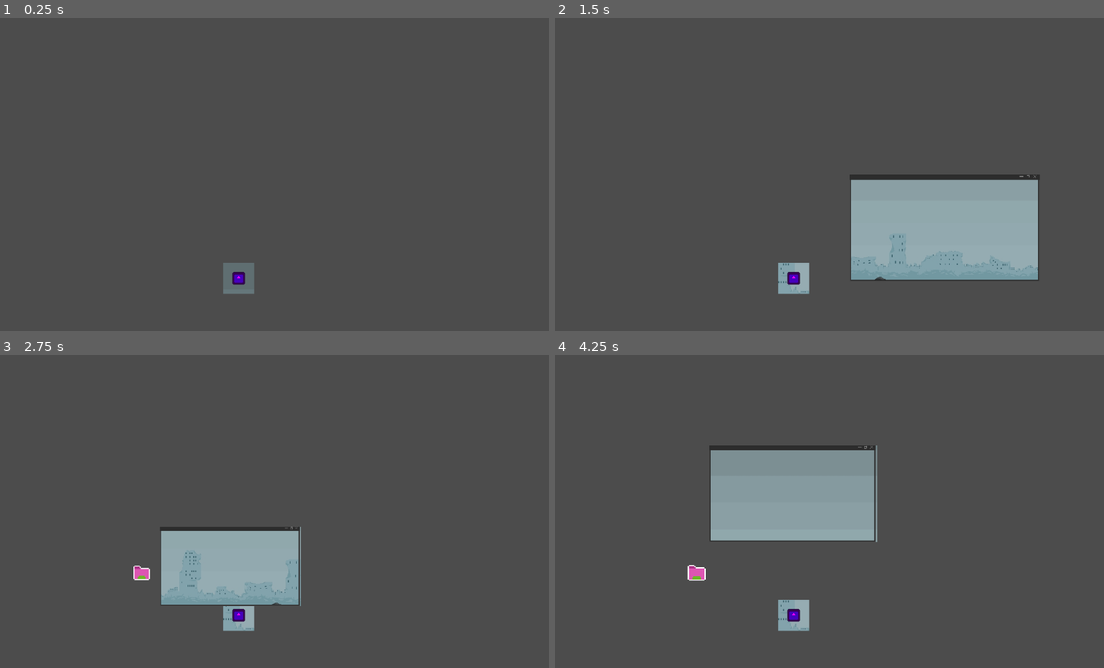
Above: before the commit, frames 1-4 (two rows, left to right).
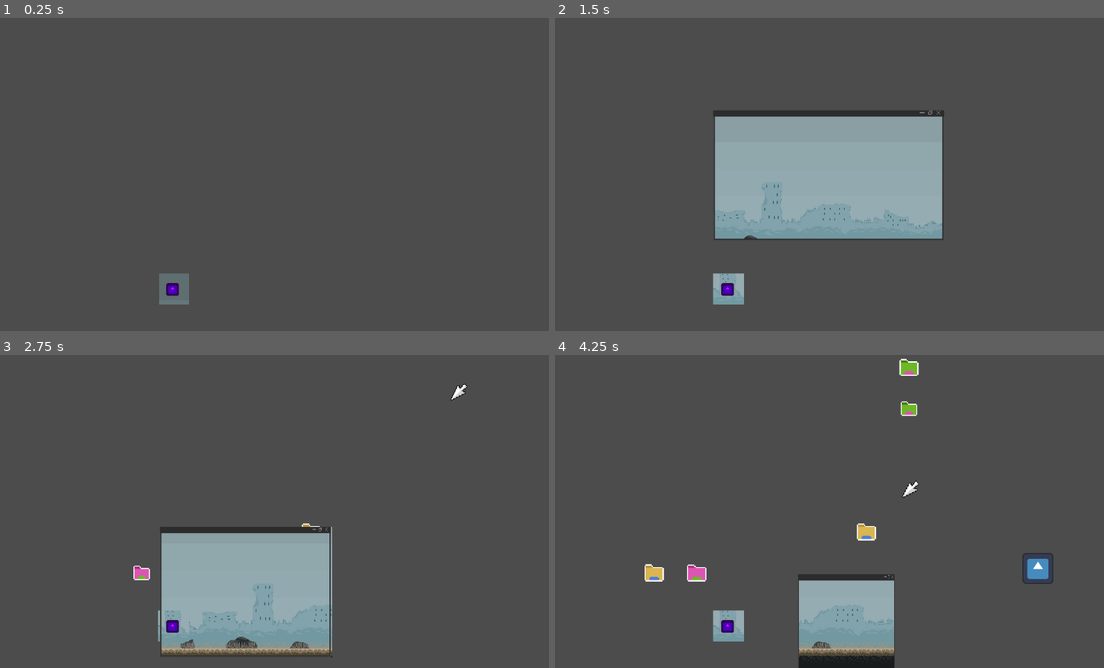
Above: after the commit, the same moments.

Repository: jacmaxmat/gamejam-dns
Game: Godot game, scene res://system obstacles/main.tscn
Two runs of this game, one before a commit and one after it. Both use one fixed random seed, a clock stepped at 60 frames per second and the inputs below. The engine's default icon, where the game draws it, is replaced by a stand-in: a white triangle on a blue panel in a dark square.
Inputs (mouse positions are in pixels of both pictures, inside the frame that each line leads up to):
- Up to frame 1 (0.25 s): no input
- Up to frame 2 (1.5 s): tap Enter at 0.5 s; move the mouse to (950, 158) at 0.52 s; hold Right (ui_right) 0.53-1.25 s; hold Up (ui_up) 0.53-1.25 s; click "Start Game" at 1.25 s
- Up to frame 3 (2.75 s): tap Space at 2 s; move the mouse to (159, 527) at 2.02 s; hold Right (ui_right) from 2.03 s (still down); tap Up (ui_up) at 2.1, 2.27, 2.57 s
- Up to frame 4 (4.25 s): move the mouse to (878, 442) at 2.77 s; release Right (ui_right) at 2.78 s; hold Left (ui_left) 2.78-3.53 s; hold Up (ui_up) 2.78-3.53 s; move the mouse to (796, 574) at 3.52 s; hold Right (ui_right) from 3.53 s (still down); tap Up (ui_up) at 3.6, 3.77, 4.07 s

The runs differ from the first frame. In frame 1, 1.1% of the frame differs, in the area x 28-47%, y 78-92%; in frame 2, 24%, in the area x 28-89%, y 29-92%; in frame 3, 7.0%; in frame 4, 16%.

Commit message:
Enemy Spawner

Diff:
--- /dev/null
+++ b/enemy.gd
@@ -0,0 +1,16 @@
+extends Node2D
+
+var target
+@export var move_speed := 200
+
+# Called when the node enters the scene tree for the first time.
+func _ready() -> void:
+	target = Global.player
+
+# Called every frame. 'delta' is the elapsed time since the previous frame.
+func _process(delta: float) -> void:
+	global_position.move_toward(target.global_position, move_speed * delta)
+
+
+func _on_area_2d_body_entered(body: Node2D) -> void:
+	pass # Replace with function body.
--- /dev/null
+++ b/enemy.tscn
@@ -0,0 +1,33 @@
+[gd_scene format=3 uid="uid://dt2rugap4nnh8"]
+
+[ext_resource type="Script" uid="uid://mbwsm2d32i2p" path="res://enemy.gd" id="1_4gyqm"]
+[ext_resource type="Texture2D" uid="uid://iqfm3qnjsu0k" path="res://system obstacles/icon.svg" id="1_7k104"]
+[ext_resource type="PackedScene" uid="uid://xpwiohrhvva5" path="res://system obstacles/WindowBackground.tscn" id="3_qi2p4"]
+
+[sub_resource type="CircleShape2D" id="CircleShape2D_bhunq"]
+radius = 20.024984
+
+[node name="Enemy" type="Node2D" unique_id=1783562719]
+script = ExtResource("1_4gyqm")
+
+[node name="Area2D" type="Area2D" parent="." unique_id=2071093548]
+collision_layer = 0
+collision_mask = 2
+
+[node name="CollisionShape2D" type="CollisionShape2D" parent="Area2D" unique_id=13519060]
+shape = SubResource("CircleShape2D_bhunq")
+
+[node name="Sprite2D" type="Sprite2D" parent="." unique_id=620188988]
+scale = Vector2(0.3, 0.3)
+texture = ExtResource("1_7k104")
+
+[node name="SubViewportContainer" parent="." unique_id=2093898323 instance=ExtResource("3_qi2p4")]
+z_index = -3
+offset_left = -32.0
+offset_top = -31.0
+offset_right = 32.0
+offset_bottom = 33.0
+
+[connection signal="body_entered" from="Area2D" to="." method="_on_area_2d_body_entered"]
+
+[editable path="SubViewportContainer"]
--- /dev/null
+++ b/enemy_spawner.gd
@@ -0,0 +1,18 @@
+extends Node2D
+
+
+var enemy_preload = preload("uid://dt2rugap4nnh8")
+
+# Called when the node enters the scene tree for the first time.
+func _ready() -> void:
+	$SpawnTimer.start()
+
+# Called every frame. 'delta' is the elapsed time since the previous frame.
+func _process(delta: float) -> void:
+	pass
+
+func _on_spawn_timer_timeout() -> void:
+	var enemy_instance = enemy_preload.instantiate()
+	$Path2D/PathFollow2D.progress_ratio = randf_range(0,1)
+	enemy_instance. global_position = $Path2D/PathFollow2D/SpawnPoint.global_position
+	get_tree().get_root().add_child(enemy_instance)
--- /dev/null
+++ b/enemy_spawner.tscn
@@ -0,0 +1,26 @@
+[gd_scene format=3 uid="uid://djondfk448f7j"]
+
+[ext_resource type="Script" uid="uid://q7gvfxt3gjxm" path="res://enemy_spawner.gd" id="1_ewhtn"]
+
+[sub_resource type="Curve2D" id="Curve2D_00s5r"]
+_data = {
+"points": PackedVector2Array(0, 0, 0, 0, -2, -20, 0, 0, 0, 0, 1196, -29, 0, 0, 0, 0, 1195, 680, 0, 0, 0, 0, -36, 679, 0, 0, 0, 0, -30, -17)
+}
+point_count = 5
+
+[node name="EnemySpawner" type="Node2D" unique_id=2087444717]
+script = ExtResource("1_ewhtn")
+
+[node name="Path2D" type="Path2D" parent="." unique_id=450600022]
+curve = SubResource("Curve2D_00s5r")
+
+[node name="PathFollow2D" type="PathFollow2D" parent="Path2D" unique_id=356702354]
+position = Vector2(-2, -20)
+rotation = -0.0075123794
+
+[node name="SpawnPoint" type="Marker2D" parent="Path2D/PathFollow2D" unique_id=1267048404]
+
+[node name="SpawnTimer" type="Timer" parent="." unique_id=1420878603]
+wait_time = 5.0
+
+[connection signal="timeout" from="SpawnTimer" to="." method="_on_spawn_timer_timeout"]
--- a/menus/final_screen.gd
+++ b/menus/final_screen.gd
@@ -2,7 +2,10 @@
 
 @onready var hs_1 = $Scores/Score1
 
+@export var a_player: AnimationPlayer
+
 func _ready():
+	Global.final_screen = self
 	get_tree().paused = true
 	if Global.score > SaveManager.highscore:
 		SaveManager.highscore = Global.score
@@ -14,12 +17,20 @@
 func _process(delta):
 	pass
 
-func _on_retry_pressed() -> void:
-	get_tree().paused = false
-	get_tree().reload_current_scene()
+#func _on_retry_pressed() -> void:
+	#get_tree().paused = false
+	#get_tree().reload_current_scene()
 
 
 func _on_menu_pressed() -> void:
-	#get_tree().paused = false
-	visible = false
-	Global.title_screen.visible = true
+	get_tree().paused = false
+	a_player.play_backwards("start")
+
+
+func _on_animation_player_animation_finished(anim_name: StringName) -> void:
+	if Global.is_game_over:
+		Global.is_game_over = false
+		get_tree().reload_current_scene()
+		visible = false
+		Global.title_screen.visible = true
+		#get_tree().paused = false
--- a/menus/final_screen.tscn
+++ b/menus/final_screen.tscn
@@ -5,7 +5,6 @@
 
 [node name="Highscores" type="Control" unique_id=1713517902]
 process_mode = 2
-visible = false
 layout_mode = 3
 anchors_preset = 15
 anchor_right = 1.0
@@ -14,6 +13,7 @@
 grow_vertical = 2
 
 [node name="FinalScreen" type="Control" parent="." unique_id=805079245]
+visible = false
 layout_mode = 1
 anchors_preset = 15
 anchor_right = 1.0
@@ -63,6 +63,7 @@
 vertical_alignment = 1
 
 [node name="Retry" type="Button" parent="FinalScreen" unique_id=518377491]
+visible = false
 layout_mode = 0
 offset_left = 535.0
 offset_top = 317.0
@@ -76,9 +77,9 @@
 [node name="Menu" type="Button" parent="FinalScreen" unique_id=1122766306]
 layout_mode = 0
 offset_left = 493.0
-offset_top = 370.0
+offset_top = 305.0
 offset_right = 850.0
-offset_bottom = 466.0
+offset_bottom = 401.0
 scale = Vector2(0.5, 0.5)
 theme_override_fonts/font = ExtResource("2_30ftb")
 theme_override_font_sizes/font_size = 48
--- a/menus/title_screen.gd
+++ b/menus/title_screen.gd
@@ -8,6 +8,6 @@
 	get_tree().quit()
 
 func _on_start_game_button_pressed() -> void:
-	Global.score = 0
+	Global.initialize()
 	get_tree().paused = false
 	self.visible = false
--- a/system obstacles/Global.gd
+++ b/system obstacles/Global.gd
@@ -1,15 +1,19 @@
 extends Node
 
+
+var player
 var title_screen
 var cam
 var window
 var view
+var final_screen
 var cursors_dragging: int = 0
 var drag_direction: Vector2 = Vector2.ZERO
 var is_game_over = false
 # Called when the node enters the scene tree for the first time.
 
 var score := 0
+var icons = []
 
 func _ready() -> void:
 	pass # Replace with function body.
@@ -20,12 +24,15 @@
 
 # Called every frame. 'delta' is the elapsed time since the previous frame.
 func _process(delta: float) -> void:
-	if Input.is_action_just_pressed("ui_left"):
-		game_over()
+	#if Input.is_action_just_pressed("ui_left"):
+		#game_over()
 	if is_game_over:
-		print("asdasd")
-		while window.global_position != Vector2(574,322):
-			window.global_position = window.global_position.move_toward(Vector2(574,322), 10)
+		window.global_position = window.global_position.move_toward(Vector2(334.0,187.0), 10)
+		window.frame.size = window.frame.size.move_toward(Vector2(480,270), 10)
+		if window.global_position == Vector2(334.0,187.0) and window.frame.size == Vector2(480,270):
+			print("!!!")
+			final_screen.visible = true
+
 
 
 func game_over():
--- a/system obstacles/Window.gd
+++ b/system obstacles/Window.gd
@@ -6,9 +6,6 @@
 
 # Called when the node enters the scene tree for the first time.
 func _ready() -> void:
-	$WindowView.global_position = global_position
-	#$SubViewportContainer/SubViewport.size = Vector2(480*$Sprite2D.scale.x, 270*$Sprite2D.scale.y)
-	$WindowView.size = $Sprite2D.size
 	Global.window = self
 
 # Called every frame. 'delta' is the elapsed time since the previous frame.
@@ -19,7 +16,8 @@
 	$CollisionShape2D.shape.extents = $Sprite2D.size/2
 	$CollisionShape2D.position = $Sprite2D.size/2
 	Global.view.size = $Sprite2D.size
-	$WindowView.global_position = global_position
+
+	#$SubViewportContainer.global_position = global_position
 	#$SubViewportContainer/SubViewport.size = Vector2(480*$Sprite2D.scale.x, 270*$Sprite2D.scale.y)
 	$WindowView.size = $Sprite2D.size
 
@@ -28,26 +26,27 @@
 		resize(Vector2(1,0), 3)
 	if Input.is_action_pressed("ui_right"):
 		resize(Vector2(-1,0), 3)
-	if Input.is_action_pressed("ui_up"):
-		resize(Vector2(0,1), 3)
-	if Input.is_action_pressed("ui_down"):
-		resize(Vector2(0,-1), 3)
 
 func resize(dir, resize_speed):
 	match dir:
 		Vector2(1,0):
+			print("lewo")
 			var start_size = $Sprite2D.size.x
 			$Sprite2D.size.x = max($Sprite2D.size.x - (resize_speed * 2), 200)
 			var dif = start_size - $Sprite2D.size.x
+			print(dif)
+			$WindowView/SubViewport/TextureRect.global_position.x += dif
 			#$Sprite2D.size.x -= resize_speed * 2
 			#global_position.x += resize_speed*2
+
 			global_position.x += dif
-			$WindowView.global_position.x -= dif
 			#Global.cam.offset.x += dif
 		Vector2(-1,0):
 			var start_size = $Sprite2D.size.x
 			$Sprite2D.size.x = max($Sprite2D.size.x - (resize_speed), 200)
 			var dif = start_size - $Sprite2D.size.x
+			print(dif)
+			$WindowView/SubViewport/TextureRect.global_position.x -= 3
 			#Global.cam.offset.x += dif
 			#$Sprite2D.size.x -= resize_speed
 		Vector2(0,1):
--- /dev/null
+++ b/system obstacles/WindowBackground.tscn
@@ -0,0 +1,38 @@
+[gd_scene format=3 uid="uid://xpwiohrhvva5"]
+
+[ext_resource type="Texture2D" uid="uid://7cniskgodnyi" path="res://assety/mapa.jpg" id="1_ag5ri"]
+[ext_resource type="Script" uid="uid://bqnx1omp38ney" path="res://system obstacles/asdasd.gd" id="2_ftdl0"]
+
+[node name="SubViewportContainer" type="SubViewportContainer" unique_id=2093898323]
+anchors_preset = 15
+anchor_right = 1.0
+anchor_bottom = 1.0
+offset_left = -18.0
+offset_top = -26.0
+offset_right = 46.0
+offset_bottom = 38.0
+grow_horizontal = 2
+grow_vertical = 2
+
+[node name="SubViewport" type="SubViewport" parent="." unique_id=1565600406]
+handle_input_locally = false
+size = Vector2i(64, 64)
+render_target_update_mode = 4
+
+[node name="TextureRect" type="TextureRect" parent="SubViewport" unique_id=1998533188]
+anchors_preset = 15
+anchor_right = 1.0
+anchor_bottom = 1.0
+offset_right = 640.0
+offset_bottom = 136.0
+grow_horizontal = 2
+grow_vertical = 2
+size_flags_horizontal = 6
+size_flags_vertical = 6
+texture = ExtResource("1_ag5ri")
+stretch_mode = 2
+
+[node name="Camera2D" type="Camera2D" parent="SubViewport" unique_id=597395153]
+position = Vector2(30, 33)
+limit_enabled = false
+script = ExtResource("2_ftdl0")
--- a/system obstacles/bullet.gd
+++ b/system obstacles/bullet.gd
@@ -6,5 +6,6 @@
 	$SubViewportContainer/SubViewport/TextureRect.global_position = Vector2(0,0)
 # Called every frame. 'delta' is the elapsed time since the previous frame.
 func _process(delta: float) -> void:
-	pass
+	if Global.is_game_over:
+		queue_free()
 	#global_position.x += 100 * delta
--- a/system obstacles/bullet.tscn
+++ b/system obstacles/bullet.tscn
@@ -2,45 +2,12 @@
 
 [ext_resource type="Texture2D" uid="uid://iqfm3qnjsu0k" path="res://system obstacles/icon.svg" id="1_4y0sg"]
 [ext_resource type="Script" uid="uid://ca5h3f2v8ltkq" path="res://system obstacles/bullet.gd" id="1_rx032"]
-[ext_resource type="Texture2D" uid="uid://7cniskgodnyi" path="res://assety/mapa.jpg" id="2_culrh"]
-[ext_resource type="Script" uid="uid://bqnx1omp38ney" path="res://system obstacles/asdasd.gd" id="2_uugo7"]
+[ext_resource type="PackedScene" uid="uid://xpwiohrhvva5" path="res://system obstacles/WindowBackground.tscn" id="2_uugo7"]
 
 [node name="Bullet" type="Area2D" unique_id=448943462]
 script = ExtResource("1_rx032")
 
-[node name="SubViewportContainer" type="SubViewportContainer" parent="." unique_id=1441149278]
-anchors_preset = 15
-anchor_right = 1.0
-anchor_bottom = 1.0
-offset_left = -18.0
-offset_top = -26.0
-offset_right = 46.0
-offset_bottom = 38.0
-grow_horizontal = 2
-grow_vertical = 2
-
-[node name="SubViewport" type="SubViewport" parent="SubViewportContainer" unique_id=142064119]
-handle_input_locally = false
-size = Vector2i(64, 64)
-render_target_update_mode = 4
-
-[node name="TextureRect" type="TextureRect" parent="SubViewportContainer/SubViewport" unique_id=879736922]
-anchors_preset = 15
-anchor_right = 1.0
-anchor_bottom = 1.0
-offset_right = 640.0
-offset_bottom = 136.0
-grow_horizontal = 2
-grow_vertical = 2
-size_flags_horizontal = 6
-size_flags_vertical = 6
-texture = ExtResource("2_culrh")
-stretch_mode = 2
-
-[node name="Camera2D" type="Camera2D" parent="SubViewportContainer/SubViewport" unique_id=948608287]
-position = Vector2(30, 33)
-limit_enabled = false
-script = ExtResource("2_uugo7")
+[node name="SubViewportContainer" parent="." unique_id=2093898323 instance=ExtResource("2_uugo7")]
 
 [node name="Sprite2D" type="Sprite2D" parent="." unique_id=1294541853]
 modulate = Color(1, 0, 1, 1)
--- a/system obstacles/cursor.gd
+++ b/system obstacles/cursor.gd
@@ -11,6 +11,8 @@
 
 # Called every frame. 'delta' is the elapsed time since the previous frame.
 func _process(delta: float) -> void:
+	if Global.is_game_over:
+		queue_free()
 	if global_position.x < Global.window.bar.global_position.x:
 		scale.x = 1
 	else:
--- a/system obstacles/cursor.tscn
+++ b/system obstacles/cursor.tscn
@@ -15,7 +15,7 @@
 
 [node name="Area2D" type="Area2D" parent="." unique_id=410495786]
 collision_layer = 0
-collision_mask = 16
+collision_mask = 2097152
 
 [node name="CollisionShape2D" type="CollisionShape2D" parent="Area2D" unique_id=571265894]
 shape = SubResource("RectangleShape2D_5l68f")
--- a/system obstacles/cursor_dragging.gd
+++ b/system obstacles/cursor_dragging.gd
@@ -9,5 +9,7 @@
 
 # Called every frame. 'delta' is the elapsed time since the previous frame.
 func _process(delta: float) -> void:
+	if Global.is_game_over:
+		queue_free()
 	global_position.x = Global.window.global_position.x + (Global.window.frame.size.x * offset_scale)
 	#global_position.x = clamp(global_position.x, Global.window.global_position.x, Global.window.global_position.x + Global.window.frame.size.x)
--- a/system obstacles/cursor_dragging.tscn
+++ b/system obstacles/cursor_dragging.tscn
@@ -16,7 +16,7 @@
 
 [node name="Area2D" type="Area2D" parent="." unique_id=1341460598]
 collision_layer = 0
-collision_mask = 16
+collision_mask = 2097152
 monitoring = false
 
 [node name="CollisionShape2D" type="CollisionShape2D" parent="Area2D" unique_id=197889713]
--- a/system obstacles/icon.gd
+++ b/system obstacles/icon.gd
@@ -1,23 +1,25 @@
 extends Node2D
 
 var popup_preload = preload("uid://dfyfwjfuri5wl")
+
+var slotx
+var sloty
 
 # Called when the node enters the scene tree for the first time.
 func _ready() -> void:
 	$Sprite2D.frame = randi_range(1,6)
 
-
 # Called every frame. 'delta' is the elapsed time since the previous frame.
 func _process(delta: float) -> void:
-	pass
-
+	if Global.is_game_over:
+		queue_free()
 
 func _on_area_2d_area_entered(area: Area2D) -> void:
 	var popup_instance = popup_preload.instantiate()
 	popup_instance.global_position = self.global_position
 	get_tree().get_root().add_child(popup_instance)
+	Global.icons.erase([slotx,sloty])
 	queue_free()
-
 
 func _on_area_2d_body_entered(body: Node2D) -> void:
 	$Area2D.monitorable = false
--- a/system obstacles/icon_spawner.gd
+++ b/system obstacles/icon_spawner.gd
@@ -12,13 +12,19 @@
 	pass
 
 func spawn_icon():
-	var posx = 44 + randi_range(0,12) * 88
-	var posy = 26 + randi_range(0,6) * 85
+	var slotx = randi_range(0,12)
+	var sloty = randi_range(0,6)
+	while Global.icons.has([slotx,sloty]):
+		slotx = randi_range(0,12)
+		sloty = randi_range(0,6)
+	var posx = 44 + slotx * 88
+	var posy = 26 + sloty * 85
 	var icon_instance = icon_preload.instantiate()
 	icon_instance.global_position = Vector2(posx, posy)
+	icon_instance.slotx = slotx
+	icon_instance.sloty = sloty
 	get_tree().get_root().add_child(icon_instance)
-
+	Global.icons.append([slotx,sloty])
 
 func _on_spawn_timer_timeout() -> void:
-	print("spawn")
 	spawn_icon()
--- a/system obstacles/main.tscn
+++ b/system obstacles/main.tscn
@@ -135,23 +135,9 @@
 script = ExtResource("1_x7n1j")
 
 [node name="Bullet" parent="." unique_id=448943462 instance=ExtResource("11_lq1mb")]
-position = Vector2(497, 532)
-
-[node name="SubViewportContainer" parent="Bullet" index="0" unique_id=1441149278]
-z_index = -1
-offset_left = -20.0
-offset_top = -25.0
-offset_right = 44.0
-offset_bottom = 39.0
-
-[node name="TextureRect" parent="Bullet/SubViewportContainer/SubViewport" parent_id_path=PackedInt32Array(448943462, 142064119) index="0" unique_id=879736922]
-z_index = -2
-
-[node name="Camera2D" parent="Bullet/SubViewportContainer/SubViewport" parent_id_path=PackedInt32Array(448943462, 142064119) index="1" unique_id=948608287]
-position = Vector2(32, 33)
+position = Vector2(360, 555)
 
 [node name="OutsideGameManager" parent="." unique_id=2016209311 instance=ExtResource("1_ig7tw")]
-active = false
 
 [node name="Window" parent="." unique_id=427429608 instance=ExtResource("2_0xm2m")]
 visible = false
@@ -160,7 +146,6 @@
 [node name="Sprite2D" parent="Window" index="0" unique_id=294253054]
 size_flags_horizontal = 6
 size_flags_vertical = 6
-expand_mode = 1
 
 [node name="WindowView" type="SubViewportContainer" parent="Window" unique_id=1189050736]
 z_index = -1
@@ -169,8 +154,8 @@
 anchor_bottom = 1.0
 grow_horizontal = 2
 grow_vertical = 2
-size_flags_horizontal = 6
-size_flags_vertical = 6
+size_flags_horizontal = 2
+size_flags_vertical = 2
 offset_transform_enabled = true
 stretch = true
 script = ExtResource("7_tkfrg")
@@ -190,8 +175,10 @@
 anchors_preset = 15
 anchor_right = 1.0
 anchor_bottom = 1.0
-offset_right = 1150.0
-offset_bottom = 646.0
+offset_left = -334.0
+offset_top = -187.0
+offset_right = 816.0
+offset_bottom = 459.0
 grow_horizontal = 2
 grow_vertical = 2
 size_flags_horizontal = 6
@@ -212,13 +199,16 @@
 offset_right = 235.0
 offset_bottom = -132.0
 
-[node name="Retry" parent="Window/Highscores/FinalScreen" parent_id_path=PackedInt32Array(1713517902, 805079245) index="2" unique_id=518377491]
+[node name="FinalScreen" parent="Window/Highscores" index="0" unique_id=805079245 node_paths=PackedStringArray("a_player")]
+a_player = NodePath("../../../AnimationPlayer")
+
+[node name="Retry" parent="Window/Highscores/FinalScreen" index="2" unique_id=518377491]
 offset_left = -42.0
 offset_top = 280.0
 offset_right = 131.0
 offset_bottom = 376.0
 
-[node name="Menu" parent="Window/Highscores/FinalScreen" parent_id_path=PackedInt32Array(1713517902, 805079245) index="3" unique_id=1122766306]
+[node name="Menu" parent="Window/Highscores/FinalScreen" index="3" unique_id=1122766306]
 offset_left = -84.0
 offset_top = 333.0
 offset_right = 273.0
@@ -268,9 +258,10 @@
 one_way_collision = true
 
 [node name="AnimationPlayer" type="AnimationPlayer" parent="." unique_id=1735942089]
-process_mode = 2
+process_mode = 3
 libraries/ = SubResource("AnimationLibrary_lq1mb")
 
-[editable path="Bullet"]
+[connection signal="animation_finished" from="AnimationPlayer" to="Window/Highscores/FinalScreen" method="_on_animation_player_animation_finished"]
+
 [editable path="Window"]
 [editable path="Window/Highscores"]
--- a/system obstacles/popup.gd
+++ b/system obstacles/popup.gd
@@ -5,10 +5,12 @@
 func _ready() -> void:
 	global_position.x = randi_range(100, 1820)
 	global_position.y = randi_range(100, 980)
-	var direction = Vector2(randf_range(-1,1),randf_range(-1,1))
+	var direction = global_position.direction_to(Global.window.global_position)
 	velocity = speed * direction
 
 func _physics_process(delta: float) -> void:
+	if Global.is_game_over:
+		queue_free()
 	var collision = move_and_collide(velocity * delta)
 	if collision:
 		velocity = velocity.bounce(collision.get_normal())
--- a/system obstacles/pusher.gd
+++ b/system obstacles/pusher.gd
@@ -7,16 +7,22 @@
 
 # Called when the node enters the scene tree for the first time.
 func _ready() -> void:
-	var spawn_side = randi_range(1,2)
-	match spawn_side:
-		1: #right
-			global_position.x = -100
-			global_position.y = randi_range(50,598)
-			direction = Vector2(1,0)
-		2: #left
-			global_position.x = 1202
-			global_position.y = randi_range(50,598)
-			direction = Vector2(-1,0)
+	global_position.x = 1202
+	global_position.y = randi_range(50,598)
+	direction = Vector2(-1,0)
+	#global_position.x = -100
+	#global_position.y = randi_range(50,598)
+	#direction = Vector2(1,0)
+	#var spawn_side = randi_range(1,2)
+	#match spawn_side:
+		#1: #right
+			#global_position.x = -100
+			#global_position.y = randi_range(50,598)
+			#direction = Vector2(1,0)
+		#2: #left
+			#global_position.x = 1202
+			#global_position.y = randi_range(50,598)
+			#direction = Vector2(-1,0)
 	#var spawn_side = randi_range(1,4)
 	#match spawn_side:
 		#1: #right
@@ -39,6 +45,8 @@
 
 # Called every frame. 'delta' is the elapsed time since the previous frame.
 func _process(delta: float) -> void:
+	if Global.is_game_over:
+		queue_free()
 	global_position += direction * speed * delta
 
 func _on_visible_on_screen_notifier_2d_screen_exited() -> void:
--- a/system obstacles/pusher_pushing.gd
+++ b/system obstacles/pusher_pushing.gd
@@ -12,6 +12,8 @@
 
 
 func _process(delta: float) -> void:
+	if Global.is_game_over:
+		queue_free()
 	global_position.y = Global.window.global_position.y + (Global.window.frame.size.y * offset_scale_y)
 	global_position.x = Global.window.global_position.x + (Global.window.frame.size.x * offset_scale_x)
 
--- a/system obstacles/window.tscn
+++ b/system obstacles/window.tscn
@@ -25,10 +25,11 @@
 grow_horizontal = 2
 grow_vertical = 2
 texture = ExtResource("2_5n0ag")
+expand_mode = 1
 
 [node name="Bar" type="Area2D" parent="." unique_id=414648937]
 position = Vector2(240, 3)
-collision_layer = 2147483664
+collision_layer = 2149580800
 collision_mask = 0
 monitoring = false
 
--- a/system obstacles/window_view.gd
+++ b/system obstacles/window_view.gd
@@ -1,7 +1,13 @@
 extends SubViewportContainer
+
+var rect_offset = Vector2.ZERO
 
 func _ready() -> void:
 	Global.view = $SubViewport
+	$SubViewport/TextureRect.global_position = Vector2(-228,-135)
 
 func _process(delta: float) -> void:
-	$SubViewport/TextureRect.global_position = Vector2(-228,-135)
+	#$SubViewport/TextureRect.size = Vector2(1152,648)
+	#$SubViewport/TextureRect.global_position = Vector2(-228,-135)
+	#$SubViewport/TextureRect.global_position.x += 1
+	print($SubViewport/TextureRect.size)
Not shown, added: assety/popup_error.png.import
Not shown, added: assety/popup_firewall.png.import
Not shown, added: assety/popup_historia.png.import
Not shown, added: assety/popup_mamuski.png.import
Not shown, added: assety/popup_przycisk.png.import
Not shown, added: enemy.gd.uid
Not shown, added: enemy_spawner.gd.uid
